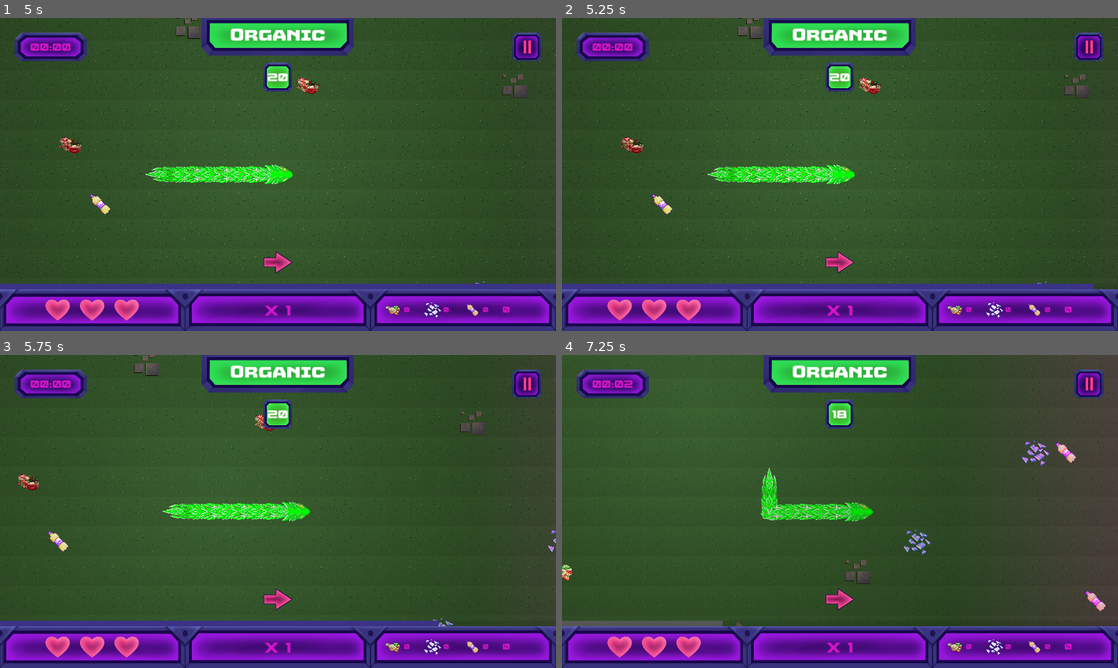
Above: before the commit, frames 1-4 (two rows, left to right).
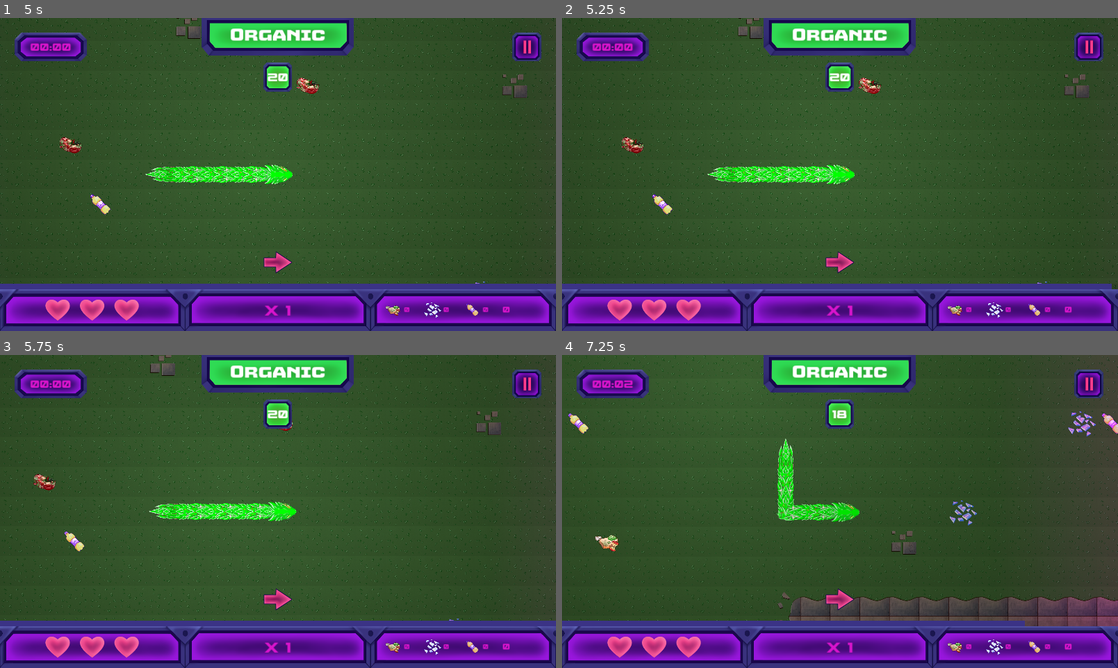
Above: after the commit, the same moments.

Repository: istamarahsan/s3rpent
Game: Godot game, scene res://root.tscn
Same seed, same stepped clock (60 frames per second), same inputs: the game is played once before the commit and once after it.
Inputs (mouse positions are in pixels of both pictures, inside the frame that each line leads up to):
- Up to frame 1 (5 s): hold Right (ui_right) 0.53-1.28 s; hold Space (sprint) 0.53-1.28 s; tap Enter at 1.25 s; hold Down (ui_down) 1.28-2.03 s; tap Space (sprint) at 1.35, 2, 2.85 s; hold Right (ui_right) 2.03-2.78 s; hold Space (sprint) 2.03-2.78 s; hold Up (ui_up) 2.78-3.53 s; hold Left (ui_left) 3.53-4.25 s; hold Space (sprint) 3.53-4.25 s; click (278, 237) at 4.25 s
- Up to frame 2 (5.25 s): tap Enter at 5 s; hold Left (ui_left) from 5.03 s (still down); tap Space (sprint) at 5.1 s
- Up to frame 3 (5.75 s): keep holding Left (ui_left)
- Up to frame 4 (7.25 s): release Left (ui_left) at 5.78 s; hold Down (ui_down) 5.78-6.53 s; hold Space (sprint) 5.78-6.53 s; hold Right (ui_right) from 6.53 s (still down); tap Space (sprint) at 6.6 s

Frame 1 is identical in both runs. In frame 2, less than 0.1% of the frame differs, in the area x 95-99%, y 84-87%; in frame 3, 5.7%; in frame 4, 10%, in the area x 0-100%, y 0-87%.

Commit message:
sprint hold down and increase speed slightly

Diff:
--- a/game.gd
+++ b/game.gd
@@ -36,7 +36,7 @@
 signal quit_to_leaderboard
 
 @export_range(0.1, 3, 0.1) var tick_time: float = 0.5
-@export_range(1, 3, 0.1) var sprint_timescale: float = 2.0
+@export_range(1, 3, 0.1) var sprint_timescale: float = 2.5
 @export_range(0.1, 5, 0.1) var sprint_capacity_seconds: float = 3.0
 @export_range(0, 1, 0.01) var minimum_sprint: float = 0.3
 
@@ -168,19 +168,22 @@
 func _on_turn_input_down_pressed():
 	_handle_direction_input(InputDirection.Down)
 
-func _on_sprint_input_sprint_pressed():
+func _on_sprint_input_start_sprint():
 	match is_sprint_active:
-#		true:
-#			is_sprint_active = false
-#			for hook in scheduler_hooks:
-#				hook.sprint_deactivated.emit()
-#			tick_timer.wait_time = _calc_tick_interval()
 		false:
 			if not can_sprint():
 				return
 			is_sprint_active = true
 			for hook in scheduler_hooks:
 				hook.sprint_activated.emit()
+			tick_timer.wait_time = _calc_tick_interval()
+
+func _on_sprint_input_stop_sprint():
+	match is_sprint_active:
+		true:
+			is_sprint_active = false
+			for hook in scheduler_hooks:
+				hook.sprint_deactivated.emit()
 			tick_timer.wait_time = _calc_tick_interval()
 
 func _on_state_hook_updated():
--- a/game.tscn
+++ b/game.tscn
@@ -90,7 +90,8 @@
 [connection signal="left_pressed" from="TurnInput" to="." method="_on_turn_input_left_pressed"]
 [connection signal="right_pressed" from="TurnInput" to="." method="_on_turn_input_right_pressed"]
 [connection signal="up_pressed" from="TurnInput" to="." method="_on_turn_input_up_pressed"]
-[connection signal="sprint_pressed" from="SprintInput" to="." method="_on_sprint_input_sprint_pressed"]
+[connection signal="start_sprint" from="SprintInput" to="." method="_on_sprint_input_start_sprint"]
+[connection signal="stop_sprint" from="SprintInput" to="." method="_on_sprint_input_stop_sprint"]
 [connection signal="debug_toggle_camera" from="HUDLayer/Hud" to="." method="_on_hud_debug_toggle_camera"]
 [connection signal="toggle_pause" from="HUDLayer/Hud" to="." method="_on_hud_toggle_pause"]
 [connection signal="back_to_game" from="PauseMenuLayer/PauseMenu" to="." method="_on_pause_menu_back_to_game"]
--- a/input/sprint_input.gd
+++ b/input/sprint_input.gd
@@ -1,7 +1,10 @@
 extends Node
 
-signal sprint_pressed
+signal start_sprint
+signal stop_sprint
 
 func _input(event):
 	if event.is_action_pressed("sprint"):
-		sprint_pressed.emit()
+		start_sprint.emit()
+	if event.is_action_released("sprint"):
+		stop_sprint.emit()
